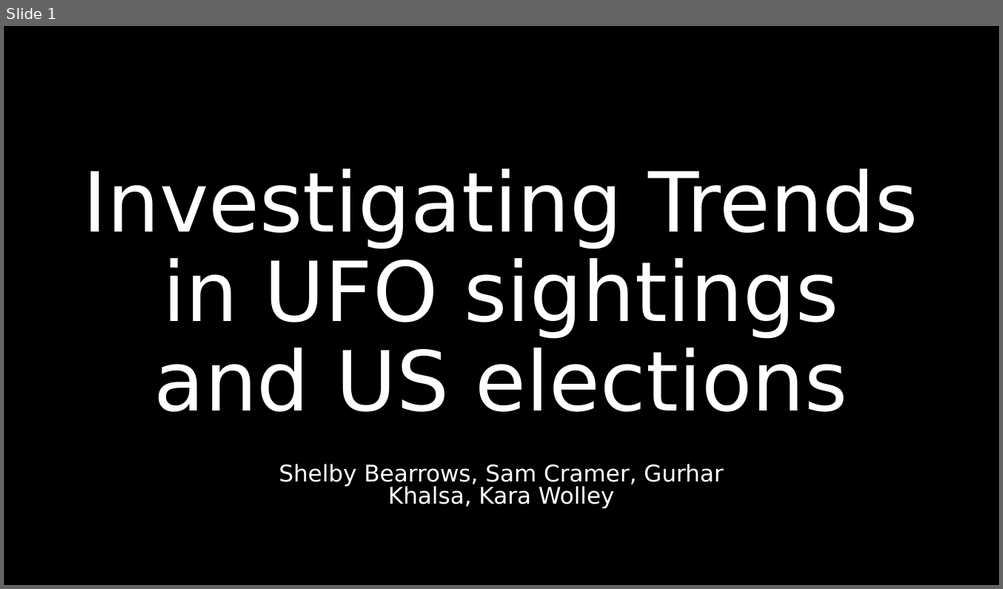
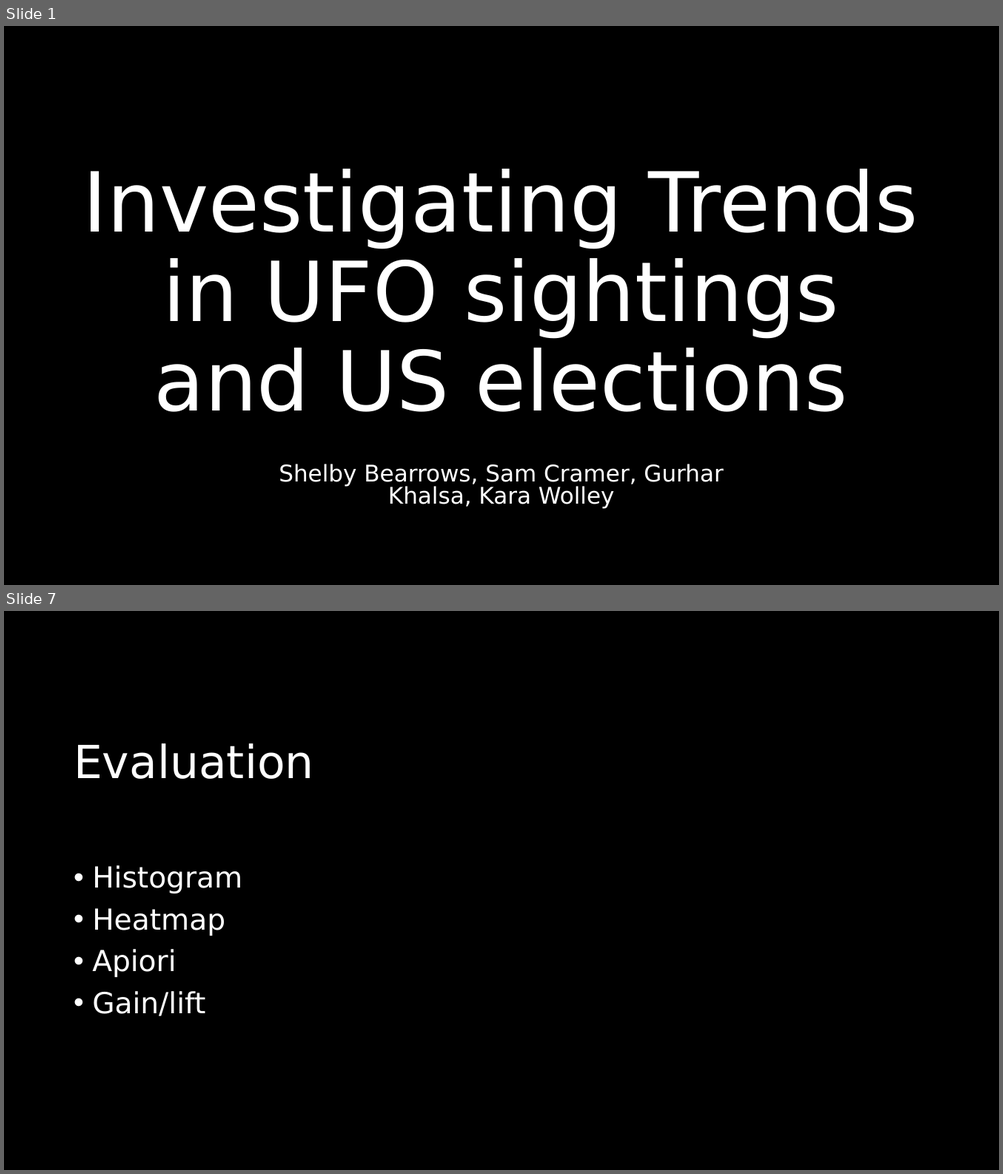
Before and after one commit to KWolley/CSPB4502_DreamTeam, a slide deck: UFO_presidentalElections.pptx. Shown one above the other, each under a label of ours: slide 1 before the commit, slides 1 and 7 after it; the slides between them are not shown. The pictures are 1003x589 and 1003x1174 pixels, drawn with LibreOffice and Linux fonts; fonts in the diff are those of the drawing; background and template pictures are left out. Boxes give left, top, right and bottom in pixels: in the first picture for what was removed or moved away, otherwise in the second. Text is boxed around its words. In the diff, an @@ line names an element or a change of style, - is before the commit and + after.

```diff
--- a/UFO_presidentalElections.pptx
+++ b/UFO_presidentalElections.pptx
@@ slide 7 added at (4,611,999,1170), background #000000 @@
@@ title added at (74,743,314,779), 44 pt, text #FFFFFF @@
+Evaluation
@@ text added at (92,866,242,1017), 28 pt, text #FFFFFF @@
+• Histogram
+• Heatmap
+• Apiori
+• Gain/lift
```
Also in this commit, not shown: 4 slides changed, 1 other slide added, 1 slide removed.
